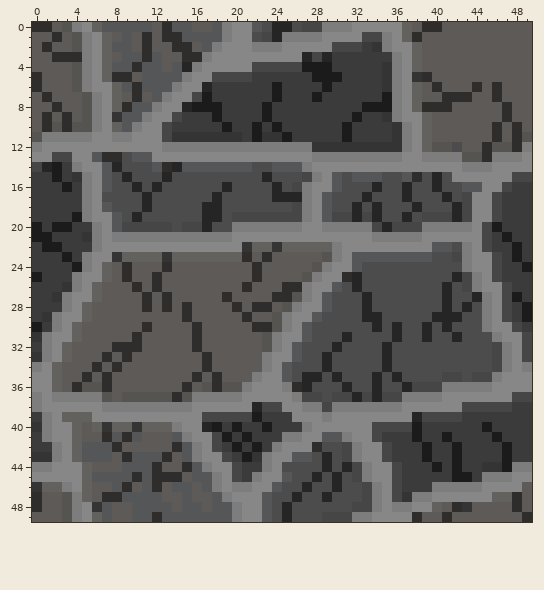
Two states of a pixel-art sprite, resources/sprites/towers/walls/stone/003.png. The first picture shows the starting point.
The file is 50x50 pixels. Colours within 5 levels of each other are drawn and written as one.
Once edited:
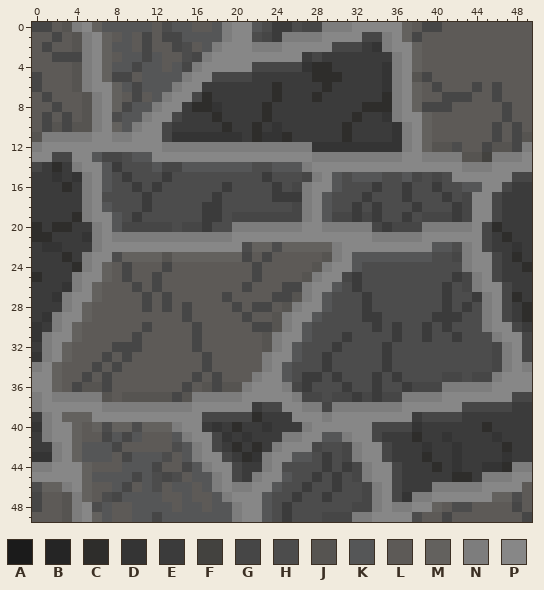
Palette (. is transparent): A #1b1b1b  B #252525  C #2e2d2b  D #343434  E #3b3b3b  F #43423f  G #464646  H #4c4c4c  J #565451  K #555657  L #5d5a57  M #63615e  N #7d7d7d  P #878787
From old to new:
y 0: x 0..1 CC -> GG; x 13 C -> H; x 24..25 BB -> EE; x 39..40 CC -> GG
y 1: x 2 C -> G; x 11 C -> G; x 13..14 CC -> GG; x 24 B -> E; x 38 C -> G
y 2: x 1 C -> G; x 11 C -> G; x 14..15 CC -> GH
y 3: x 2..4 CCC -> GGG; x 11 C -> G; x 15..16 CC -> HG; x 27 B -> E; x 29 B -> E
y 4: x 10 C -> G; x 15 B -> G; x 27..29 AAA -> DCC
y 5: x 0 C -> G; x 8..9 CC -> GG; x 28..30 AAA -> CCC; x 38..39 DC -> JG
y 6: x 0 C -> G; x 10 C -> G; x 17 B -> E; x 24 A -> C; x 29 A -> C; x 40 C -> G; x 44 C -> G; x 46 C -> G
y 7: x 1 C -> G; x 10 C -> G; x 17 A -> C; x 24 A -> C; x 28 A -> C; x 35 A -> C; x 41..43 CCC -> GGG; x 46 C -> G
y 8: x 2 C -> G; x 9 C -> G; x 15..18 BAAA -> ECCD; x 23 A -> C; x 33..35 AAA -> CCC; x 39..41 CCC -> GGG; x 47 C -> G
y 9: x 1 C -> G; x 3 C -> G; x 8 D -> H; x 18 A -> C; x 23 A -> C; x 32 A -> C; x 47 C -> G
y 10: x 1 C -> G; x 3 C -> G; x 19 A -> C; x 22 A -> C; x 24 A -> D; x 31 A -> C; x 46 C -> G; x 48 C -> G
y 11: x 22 A -> C; x 25 A -> C; x 31 A -> C; x 46 C -> G; x 48 C -> G
y 12: x 45 C -> G; x 48 C -> G
y 13: x 7..8 CC -> GG; x 45 C -> F
y 14: x 1..2 BA -> EC; x 8 B -> E; x 13..14 CB -> GG
y 15: x 2 A -> D; x 9 B -> E; x 13 B -> E; x 23 B -> E; x 38 C -> G; x 40 B -> G
y 16: x 3 A -> C; x 10 B -> E; x 12 B -> E; x 19 B -> E; x 24 B -> E; x 34 B -> E; x 37 B -> E; x 40 B -> E
y 17: x 11 B -> E; x 18 B -> E; x 24..26 BBB -> EEE; x 33 B -> E; x 37 B -> E; x 41 B -> E
y 18: x 11 B -> E; x 17..18 BB -> EE; x 32 B -> E; x 34 B -> E; x 38 B -> E; x 42 B -> E
y 19: x 4 A -> C; x 10 B -> E; x 17..18 BB -> EE; x 32 B -> E; x 34 B -> E; x 37 B -> E; x 42 B -> E
y 20: x 0 A -> C; x 2..3 AA -> CC; x 17 B -> E; x 35 B -> E; x 46 A -> C
y 21: x 0..1 AA -> CC; x 47 A -> C
y 22: x 1..2 AA -> DD; x 21 D -> H; x 24 D -> H; x 48 A -> D
y 23: x 3 A -> C; x 8 D -> H; x 13 D -> J; x 21 C -> G; x 23 C -> G; x 48 A -> C
y 24: x 4 A -> C; x 9 C -> G; x 13 C -> G; x 22 C -> G; x 49 A -> C
y 25: x 0 A -> C; x 9 C -> G; x 12 C -> G; x 22 C -> G; x 31..32 CB -> GE; x 42 B -> E
y 26: x 10 C -> G; x 12 C -> G; x 21 C -> G; x 25..26 CC -> GG; x 32 B -> E; x 41 B -> E
y 27: x 11 C -> G; x 13 C -> G; x 19 C -> G; x 24..25 CC -> GG; x 33 B -> E; x 41 B -> E; x 44 B -> E; x 48 A -> C
y 28: x 11 C -> G; x 13 C -> G; x 15 C -> G; x 20 C -> G; x 22..23 CC -> GG; x 33 B -> E; x 41 B -> E; x 43 B -> E; x 49 A -> C
y 29: x 15 C -> G; x 21 C -> G; x 33..34 BB -> EE; x 40..42 BBB -> EEE; x 49 A -> C
y 30: x 0 A -> D; x 11 C -> G; x 16 C -> G; x 22..23 CC -> GG; x 34 B -> E; x 36 B -> E; x 39 B -> E; x 41 B -> E
y 31: x 10 C -> G; x 16 C -> G; x 31 B -> E; x 36 B -> E; x 39 B -> E; x 42 B -> E
y 32: x 8..10 CCC -> GGG; x 16 C -> G; x 30 B -> E; x 35 B -> E
y 33: x 7 C -> G; x 9 C -> G; x 17 C -> G; x 29 B -> E; x 35 B -> E
y 34: x 6 C -> G; x 8 C -> G; x 17 C -> G; x 29 B -> E; x 35 B -> E
y 35: x 5 C -> G; x 7 C -> G; x 16 C -> G; x 18 C -> G; x 27..28 BB -> EE; x 30 B -> E; x 34 B -> E; x 36 B -> E
y 36: x 4 C -> G; x 7 C -> G; x 15 C -> G; x 18 C -> G; x 26..27 CB -> GE; x 31 B -> E; x 34 B -> E; x 37 B -> E
y 37: x 14 C -> G; x 32 B -> E; x 34 B -> E
y 38: x 22 B -> E
y 39: x 22 A -> C; x 38 B -> E
y 40: x 7 D -> H; x 10 D -> H; x 17..18 BA -> ED; x 20 A -> C; x 23 A -> D; x 38 A -> D; x 45 A -> C
y 41: x 7 C -> G; x 9 C -> G; x 19 A -> D; x 21 A -> D; x 38 A -> C; x 41 A -> D; x 46 A -> D
y 42: x 8 C -> G; x 14 C -> H; x 20 A -> C; x 22 A -> C; x 28 C -> G; x 39 A -> D; x 42 A -> D; x 47 A -> C
y 43: x 9 C -> G; x 13 C -> H; x 21 A -> C; x 29 B -> E; x 39 A -> C; x 42 A -> D; x 47 A -> D
y 44: x 12 C -> G; x 15 C -> G; x 29 B -> E; x 31 B -> E; x 40 A -> C; x 42 A -> D; x 47 A -> C
y 45: x 10 C -> G; x 12..14 CCC -> HGH; x 28 B -> E; x 30 B -> E; x 42..43 AA -> CC
y 46: x 0 D -> H; x 9 C -> G; x 12 C -> H; x 27 B -> E; x 30 B -> E
y 47: x 0 C -> G; x 7..8 CC -> HG; x 26 B -> E; x 29 B -> E; x 48 C -> H
y 48: x 0 C -> G; x 6 D -> H; x 25 B -> E; x 42..43 CD -> HH; x 48 C -> G
y 49: x 12 C -> G; x 25 B -> E; x 38 C -> H; x 41 C -> G; x 49 C -> G
Pixel boxes of the changes (left, top, right, bottom) in both pictures:
changed: (32, 22, 532, 522)
